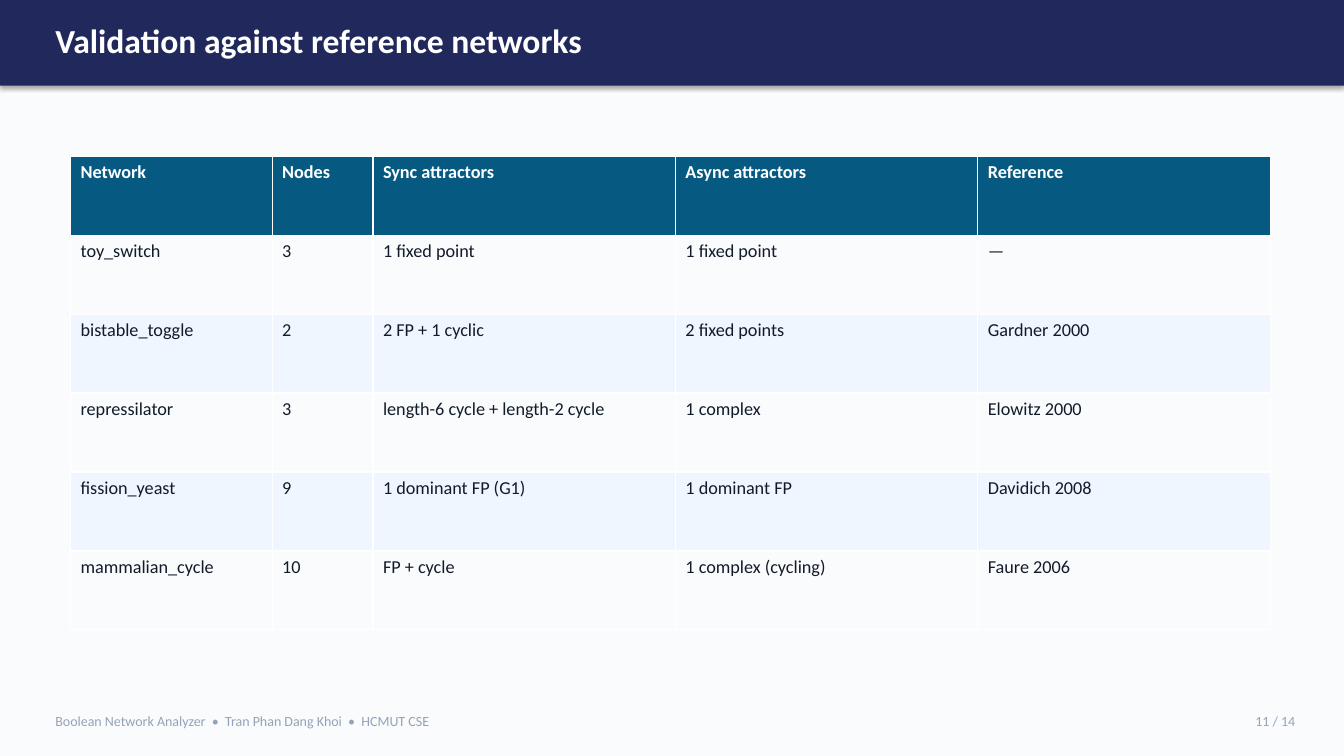
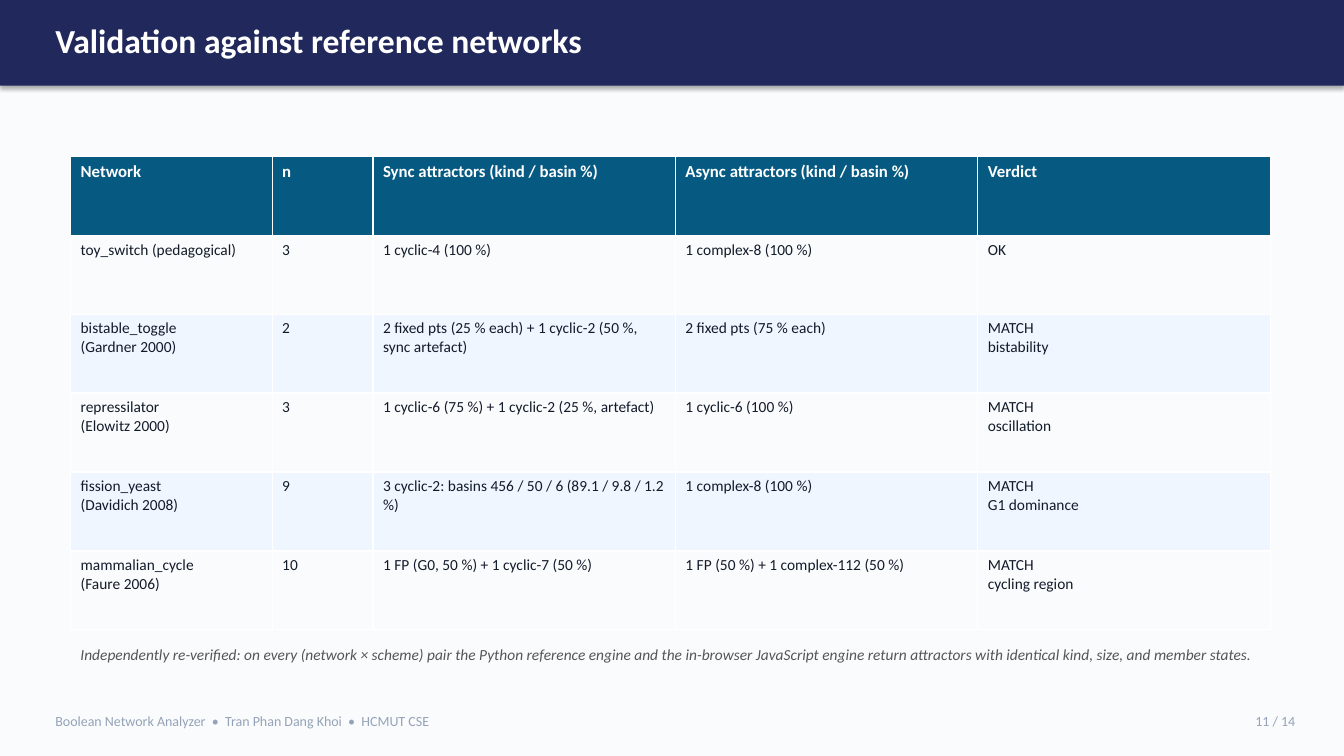
Before and after one commit to dangkhoi-dev/boolean-network-analyzer, a slide deck: slide 11 of Slide/Boolean_Network_Analyzer_Slides.pptx. Drawn at 1344x756 pixels with LibreOffice and Linux fonts; fonts in the diff are those of the drawing. Boxes give left, top, right and bottom in pixels: in the first picture for what was removed or moved away, otherwise in the second. Text is boxed around its words. In the diff, an @@ line names an element or a change of style, - is before the commit and + after.

```diff
--- a/Slide/Boolean_Network_Analyzer_Slides.pptx
+++ b/Slide/Boolean_Network_Analyzer_Slides.pptx
@@ table at (71, 156, 1270, 630) @@
-row 1: Network | Nodes | Sync attractors | Async attractors | Reference
+row 1: Network | n | Sync attractors (kind / basin %) | Async attractors (kind / basin %) | Verdict
-row 2: toy_switch | 3 | 1 fixed point | 1 fixed point | —
+row 2: toy_switch (pedagogical) | 3 | 1 cyclic-4 (100 %) | 1 complex-8 (100 %) | OK
-row 3: bistable_toggle | 2 | 2 FP + 1 cyclic | 2 fixed points | Gardner 2000
+row 3: bistable_toggle (Gardner 2000) | 2 | 2 fixed pts (25 % each) + 1 cyclic-2 (50 %, sync artefact) | 2 fixed pts (75 % each) | MATCH bistability
-row 4: repressilator | 3 | length-6 cycle + length-2 cycle | 1 complex | Elowitz 2000
+row 4: repressilator (Elowitz 2000) | 3 | 1 cyclic-6 (75 %) + 1 cyclic-2 (25 %, artefact) | 1 cyclic-6 (100 %) | MATCH oscillation
-row 5: fission_yeast | 9 | 1 dominant FP (G1) | 1 dominant FP | Davidich 2008
+row 5: fission_yeast (Davidich 2008) | 9 | 3 cyclic-2: basins 456 / 50 / 6 (89.1 / 9.8 / 1.2 %) | 1 complex-8 (100 %) | MATCH G1 dominance
-row 6: mammalian_cycle | 10 | FP + cycle | 1 complex (cycling) | Faure 2006
+row 6: mammalian_cycle (Faure 2006) | 10 | 1 FP (G0, 50 %) + 1 cyclic-7 (50 %) | 1 FP (50 %) + 1 complex-112 (50 %) | MATCH cycling region
@@ size 13 to 12 pt in "Network" @@
@@ size 13 to 11 pt in "3", "2", "3", "9" and 1 more places @@
@@ text added at (80, 649, 1251, 663), 11 pt, text #555555, italic @@
+Independently re-verified: on every (network × scheme) pair the Python reference engine and the in-browser JavaScript engine return attractors with identical kind, size, and member states.
```
Also in this commit, not shown: 3 other slides changed, 58 other files.
